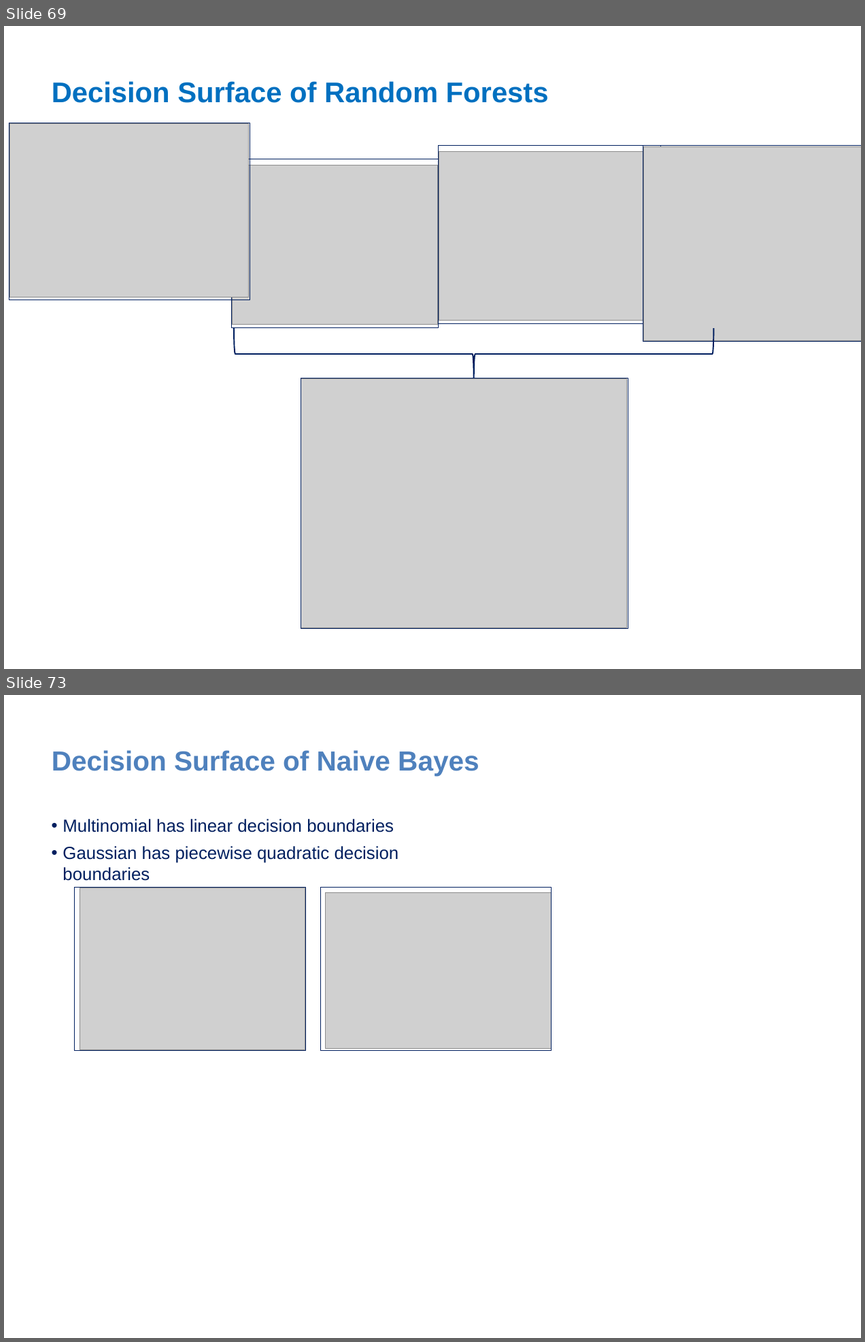
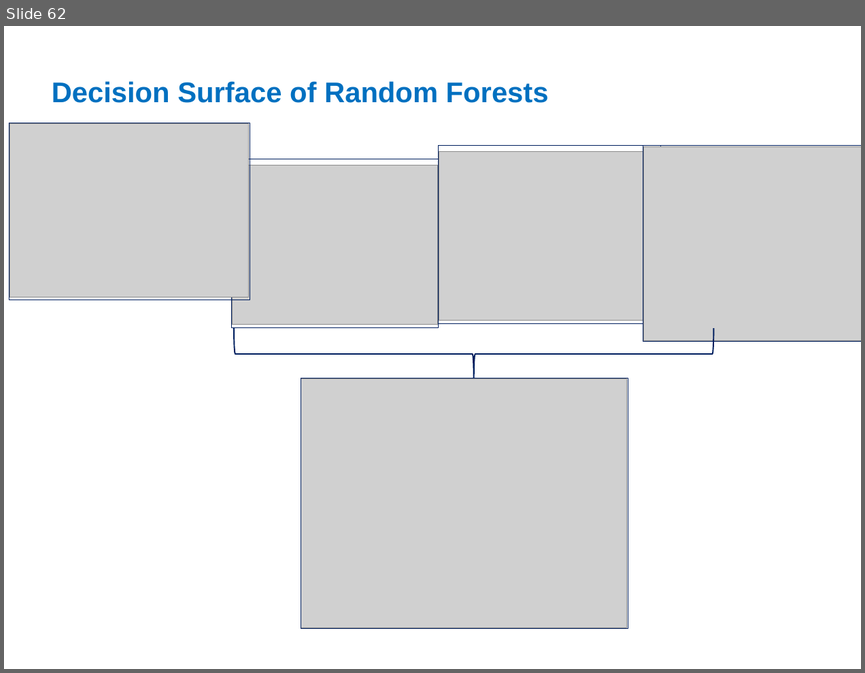
Before and after one commit to zhangyu027/UCI_Hadoop-Apache_Airflow, a slide deck: Slides/M7_Pyspark_Mlib.pptx. Shown one above the other, each under a label of ours: slides 69 and 73 before the commit, slide 62 after it; the slides between them are not shown. The pictures are 865x1342 and 865x673 pixels, drawn with LibreOffice and Linux fonts; fonts in the diff are those of the drawing; grey boxes stand for pictures. Boxes give left, top, right and bottom in pixels: in the first picture for what was removed or moved away, otherwise in the second. Text is boxed around its words. In the diff, an @@ line names an element or a change of style, - is before the commit and + after.

```diff
--- a/Slides/M7_Pyspark_Mlib.pptx
+++ b/Slides/M7_Pyspark_Mlib.pptx
@@ slide 73 removed at box(4, 695, 861, 1338), background #FFFFFF @@
@@ title removed at box(52, 750, 479, 775) @@
-Decision Surface of Naive Bayes
@@ text removed at box(62, 819, 399, 863) @@
-• Multinomial has linear decision boundaries
-• Gaussian has piecewise quadratic decision boundaries
@@ freeform shape removed at box(75, 887, 305, 1051) @@
@@ picture removed at box(80, 888, 305, 1050) @@
@@ freeform shape removed at box(320, 887, 551, 1051) @@
@@ picture removed at box(326, 893, 551, 1048) @@
@@ what was slide 69 is now slide 62 @@
```
Also in this commit, not shown: 4 slides changed, 10 slides added, 19 other slides removed, 1 other file.
